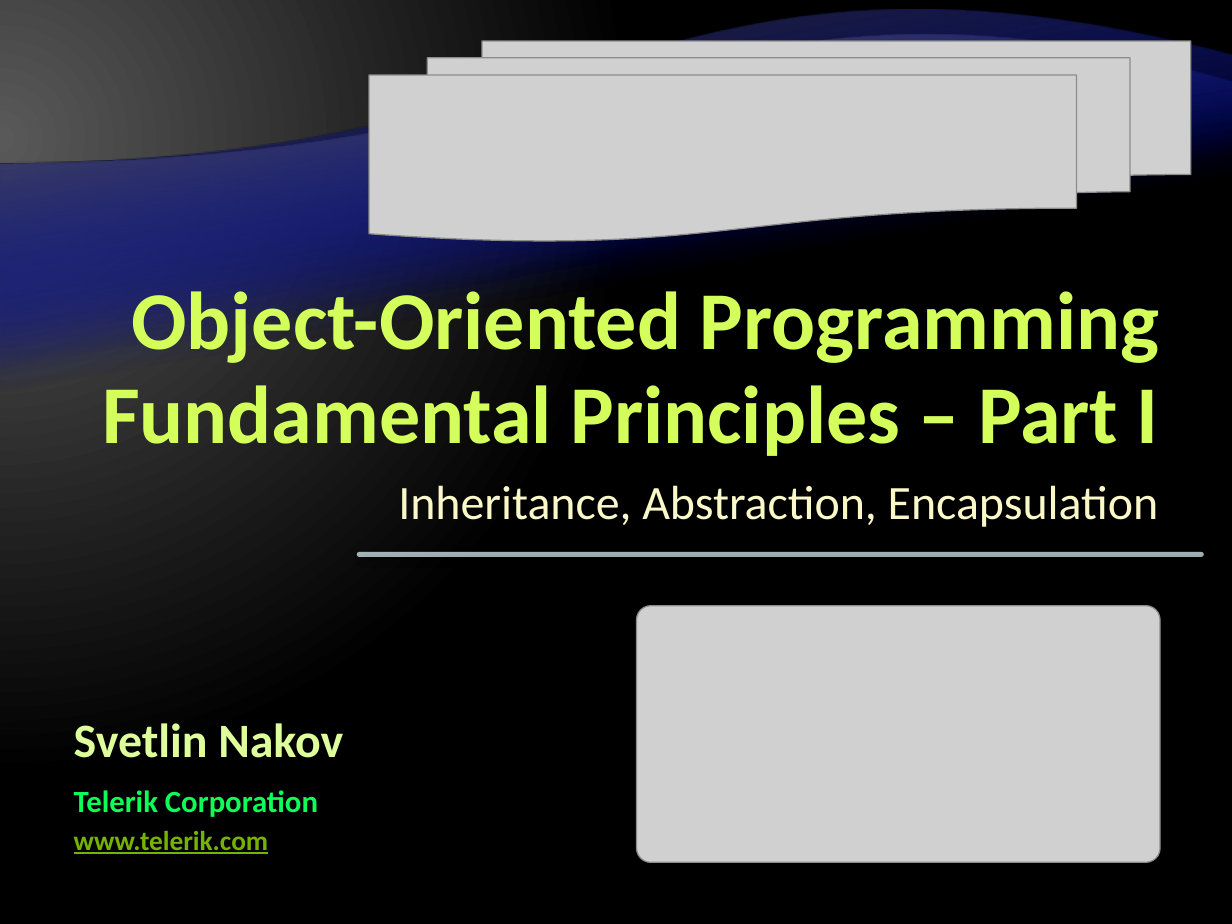
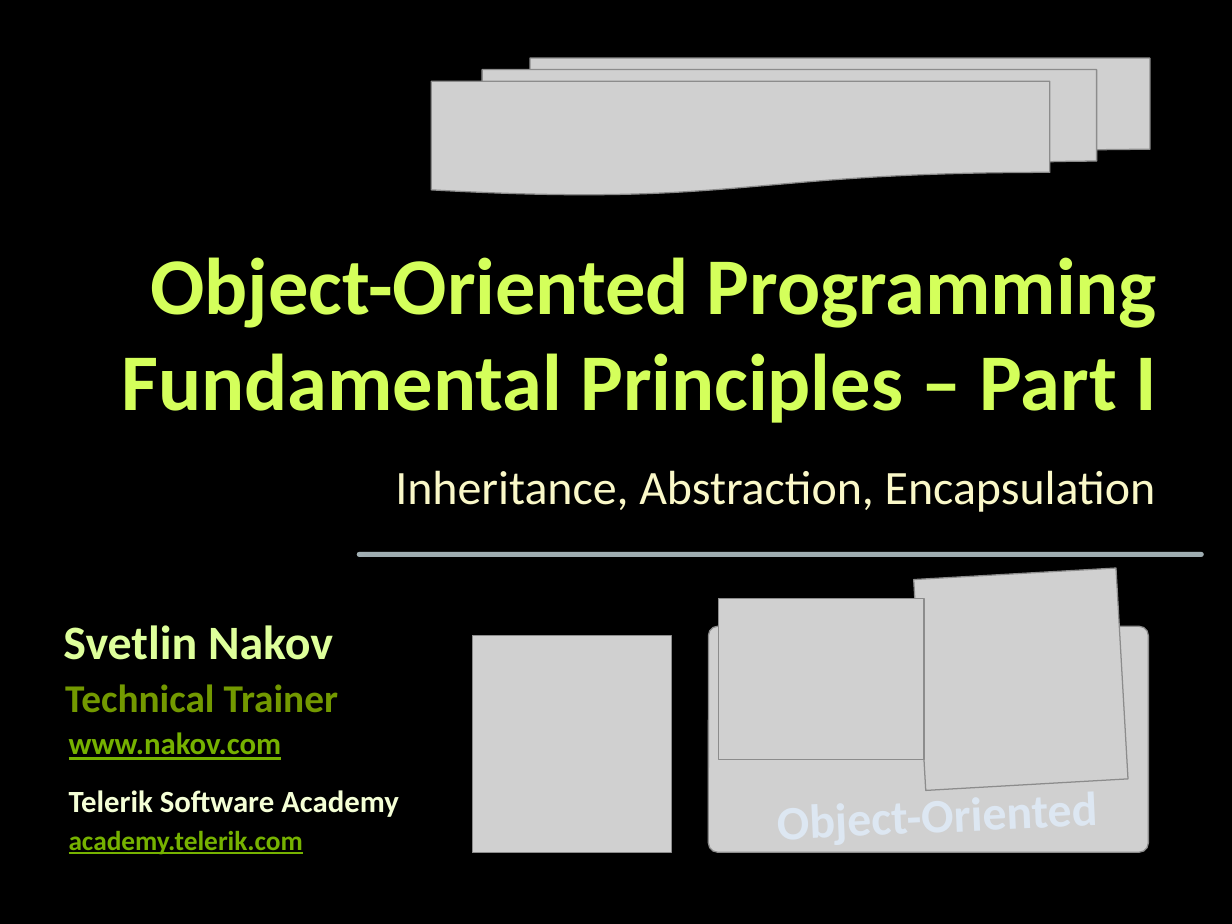
Before and after one commit to zlatkov/Telerik-Academy, a slide deck: slide 1 of C#OOP/Object-Oriented-Programming-Principles-Part-I.pptx. Drawn at 1232x924 pixels with LibreOffice and Linux fonts; fonts in the diff are those of the drawing; grey boxes stand for pictures; background and template pictures are left out. Boxes give left, top, right and bottom in pixels: in the first picture for what was removed or moved away, otherwise in the second. Text is boxed around its words. In the diff, an @@ line names an element or a change of style, - is before the commit and + after.

Commit message:
OOP Principles Part1

```diff
--- a/C#OOP/Object-Oriented-Programming-Principles-Part-I.pptx
+++ b/C#OOP/Object-Oriented-Programming-Principles-Part-I.pptx
@@ background gradient #595959 to #000000 to picture (left out) @@
@@ freeform shape removed at bbox=[0, 55, 1232, 804] @@
@@ freeform shape removed at bbox=[0, 55, 1232, 804] @@
@@ picture: place and size @@
-picture at bbox=[370, 41, 1191, 241]
+picture at bbox=[431, 58, 1149, 195]
@@ freeform shape removed at bbox=[0, 83, 1232, 686] @@
@@ freeform shape removed at bbox=[0, 83, 1232, 686] @@
@@ title "Object-Oriented Programming Fundamental Principles – ...": place and size @@
-title "Object-Oriented Programming Fundamental Principles – ..." at bbox=[102, 281, 1159, 456]
+title "Object-Oriented Programming Fundamental Principles – ..." at bbox=[122, 257, 1157, 423]
@@ title "Object-Oriented Programming Fundamental Principles – ..." at bbox=[122, 257, 1157, 423]: size 48 to 47 pt; line spacing 0.95 to 56pt @@
@@ subtitle "Inheritance, Abstraction, Encapsulation": place and size @@
-subtitle "Inheritance, Abstraction, Encapsulation" at bbox=[398, 485, 1159, 527]
+subtitle "Inheritance, Abstraction, Encapsulation" at bbox=[395, 470, 1156, 512]
@@ picture added at bbox=[913, 568, 1127, 790] @@
@@ picture added at bbox=[718, 599, 924, 760] @@
@@ text "Svetlin Nakov": place and size @@
-text "Svetlin Nakov" at bbox=[74, 723, 343, 758]
+text "Svetlin Nakov" at bbox=[63, 625, 333, 660]
@@ picture: place and size @@
-picture at bbox=[637, 606, 1161, 862]
+picture at bbox=[708, 626, 1148, 851]
@@ picture added at bbox=[472, 636, 671, 853] @@
@@ text added at bbox=[65, 684, 339, 712], 23 pt, text #739900, bold @@
+Technical Trainer
@@ text added at bbox=[69, 732, 282, 760], 18 pt, text #76B200, bold, underline @@
+www.nakov.com
@@ text added at bbox=[69, 790, 399, 817], 18 pt, text #F5FFD6, bold @@
+Telerik Software Academy
@@ text removed at bbox=[74, 790, 318, 817] @@
-Telerik Corporation
@@ text added at bbox=[778, 788, 1098, 791], 28 pt, text #DDE7F2, bold @@
+Object-Oriented
@@ text at bbox=[69, 831, 303, 855]: text changed @@
-www.telerik.com
+academy.telerik.com
```
Also in this commit, not shown: 41 other slides changed, 15 slides added, 2 slides removed, 37 other files.
